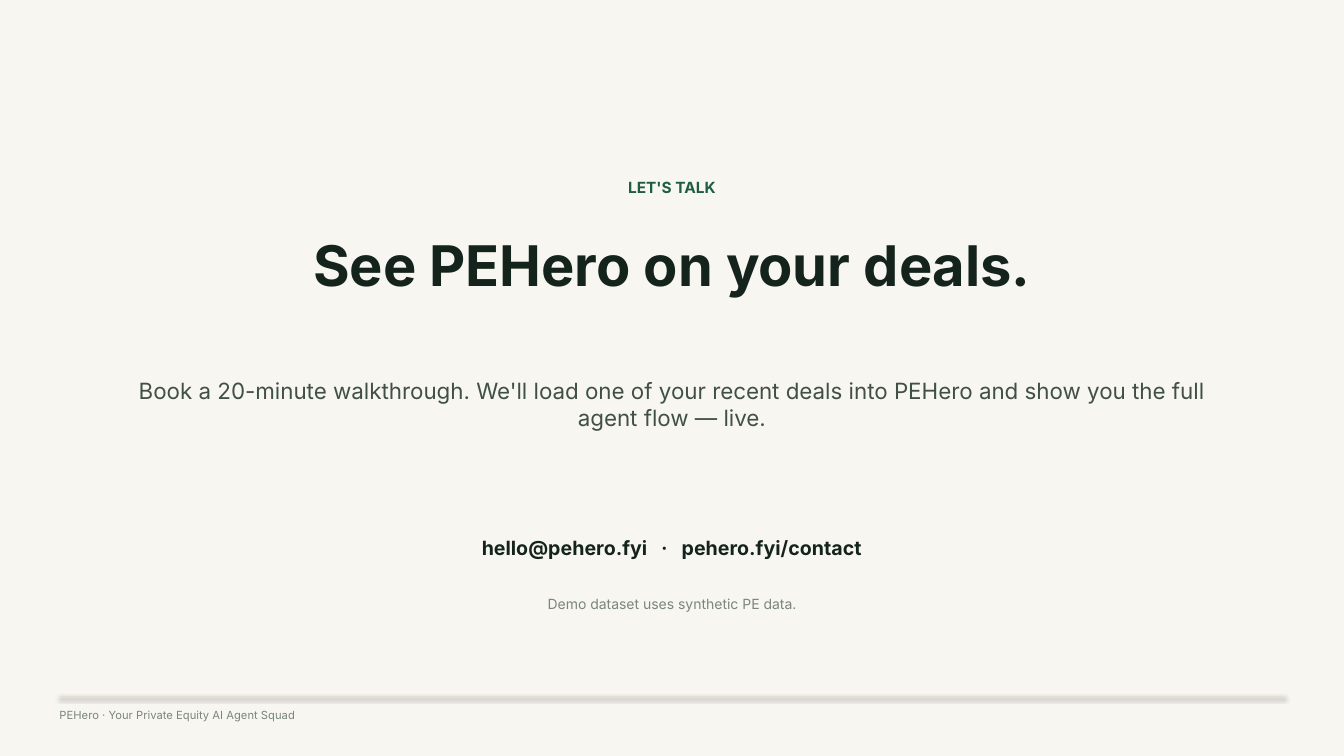
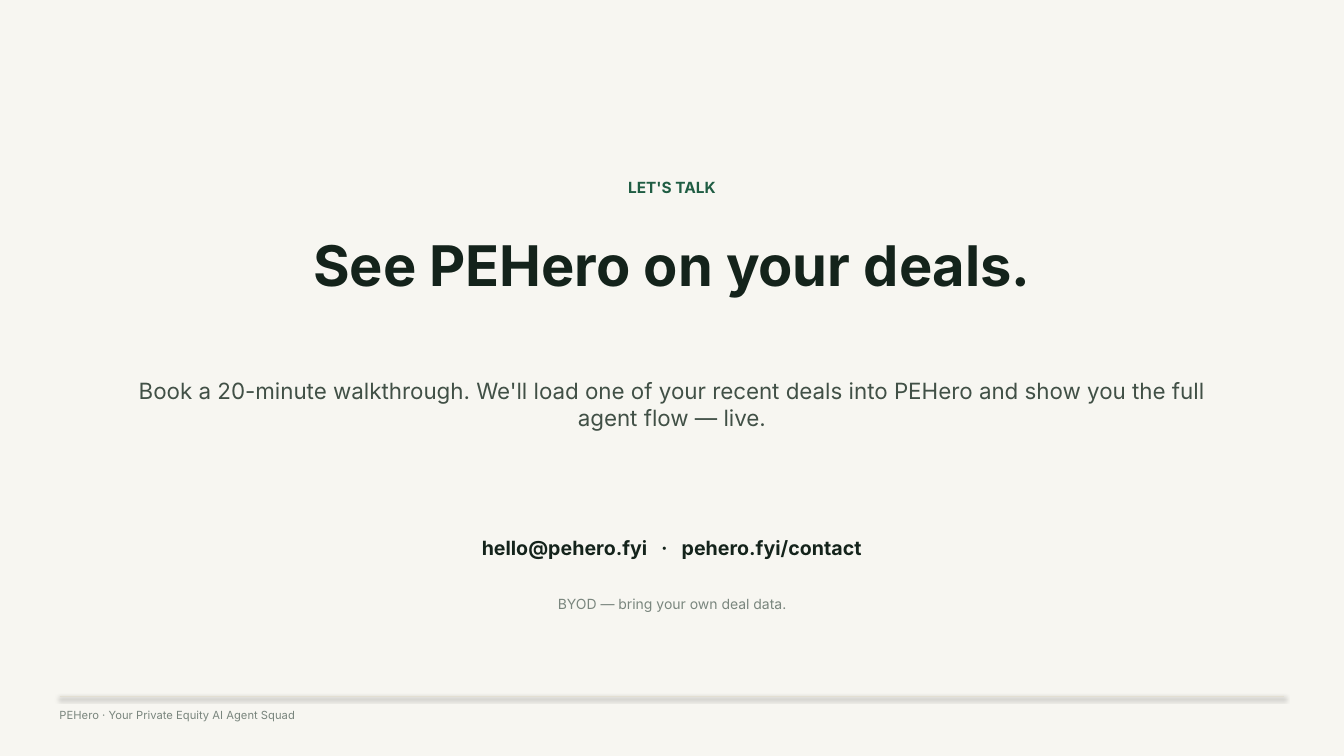
Before and after one commit to predictivelabsai/pehero, a slide deck: slide 14 of docs/pehero-product-tour.pptx. Drawn at 1344x756 pixels with LibreOffice and Linux fonts; fonts in the diff are those of the drawing. Boxes give left, top, right and bottom in pixels: in the first picture for what was removed or moved away, otherwise in the second. Text is boxed around its words. In the diff, an @@ line names an element or a change of style, - is before the commit and + after.

```diff
--- a/docs/pehero-product-tour.pptx
+++ b/docs/pehero-product-tour.pptx
@@ text at [558,599,786,612]: text changed @@
-Demo dataset uses synthetic PE data.
+BYOD — bring your own deal data.
```
Also in this commit, not shown: 18 other files.
